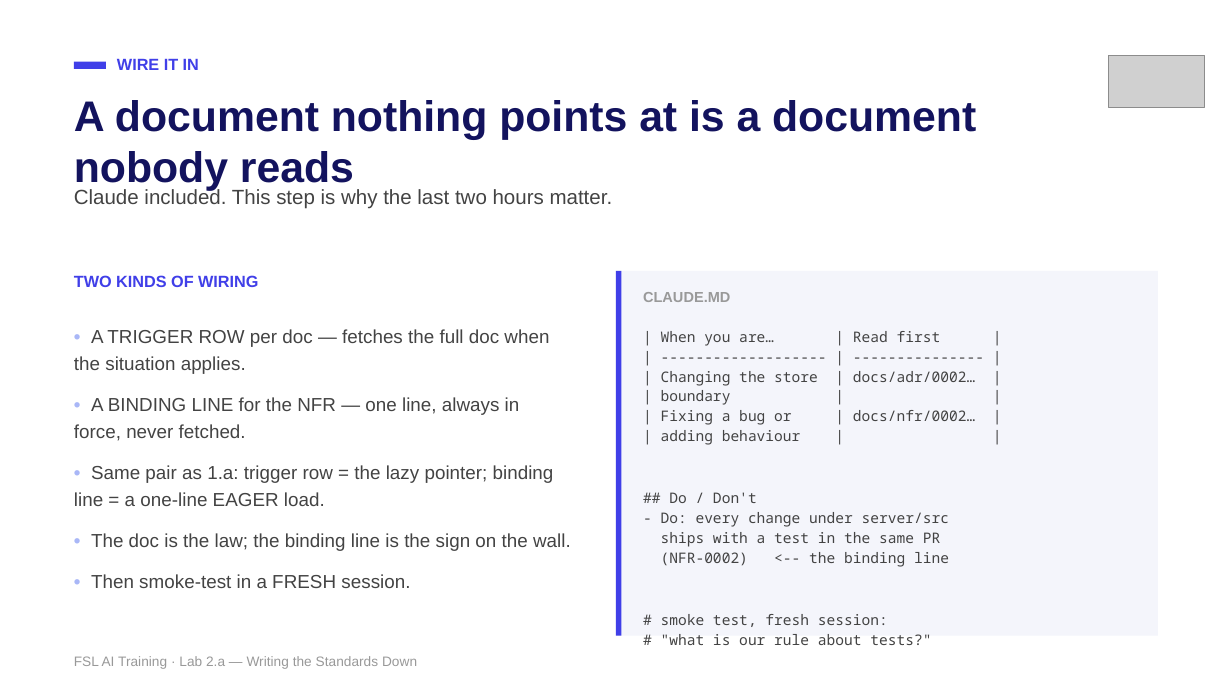
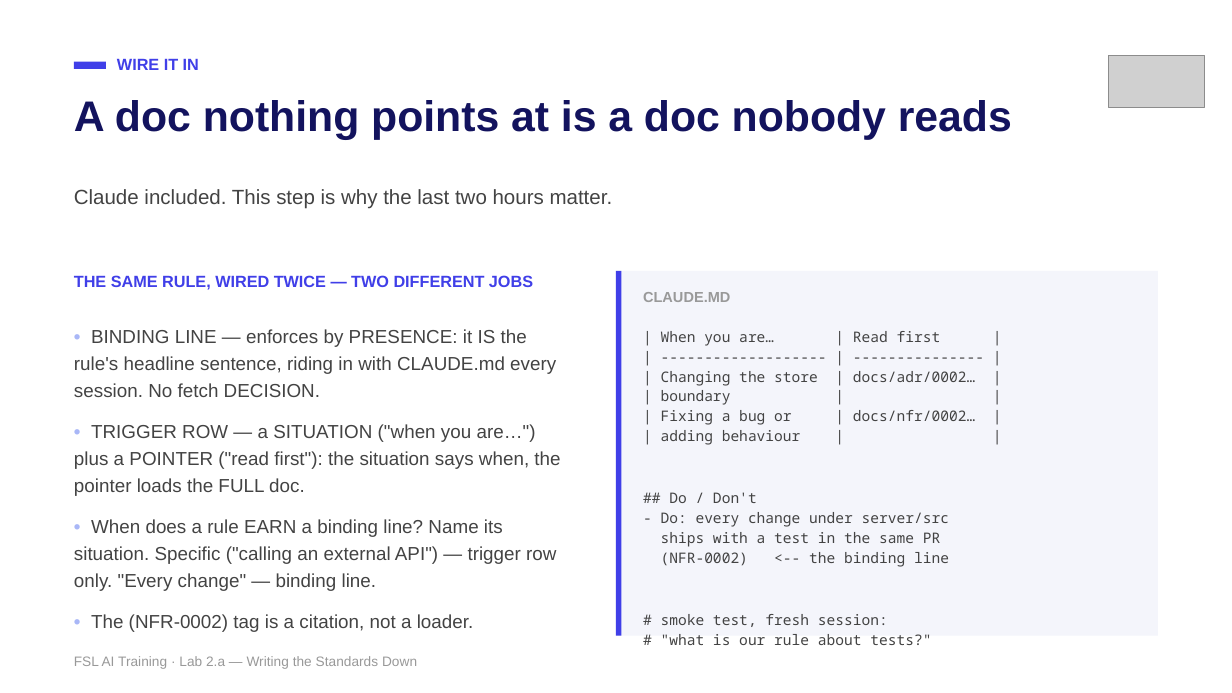
Before and after one commit to mike-tajmajer-fullstacklabs/fsl-taskboard-lab, a slide deck: slide 28 of docs/instructor/lab-2a-writing-the-standards-down.pptx. Drawn at 1232x693 pixels with LibreOffice and Linux fonts; fonts in the diff are those of the drawing; grey boxes stand for pictures. Boxes give left, top, right and bottom in pixels: in the first picture for what was removed or moved away, otherwise in the second. Text is boxed around its words. In the diff, an @@ line names an element or a change of style, - is before the commit and + after.

```diff
--- a/docs/instructor/lab-2a-writing-the-standards-down.pptx
+++ b/docs/instructor/lab-2a-writing-the-standards-down.pptx
@@ text at (74, 100, 1012, 140): text changed @@
-A document nothing points at is a document nobody reads
+A doc nothing points at is a doc nobody reads
@@ text at (74, 275, 533, 290): text changed @@
-TWO KINDS OF WIRING
+THE SAME RULE, WIRED TWICE — TWO DIFFERENT JOBS
@@ text at (74, 329, 560, 632): text changed @@
-• A TRIGGER ROW per doc — fetches the full doc when the situation applies.
-• A BINDING LINE for the NFR — one line, always in force, never fetched.
-• Same pair as 1.a: trigger row = the lazy pointer; binding line = a one-line EAGER load.
-• The doc is the law; the binding line is the sign on the wall.
-• Then smoke-test in a FRESH session.
+• BINDING LINE — enforces by PRESENCE: it IS the rule's headline sentence, riding in with CLAUDE.md every session. No fetch DECISION.
+• TRIGGER ROW — a SITUATION ("when you are…") plus a POINTER ("read first"): the situation says when, the pointer loads the FULL doc.
+• When does a rule EARN a binding line? Name its situation. Specific ("calling an external API") — trigger row only. "Every change" — binding line.
+• The (NFR-0002) tag is a citation, not a loader.
```
Also in this commit, not shown: 1 other slide changed, 5 other files.
